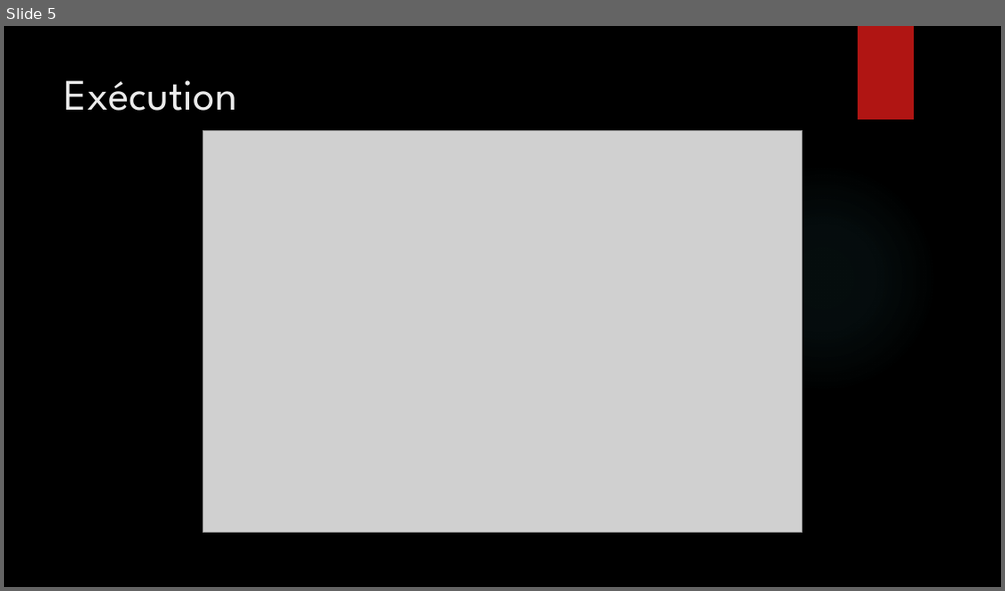
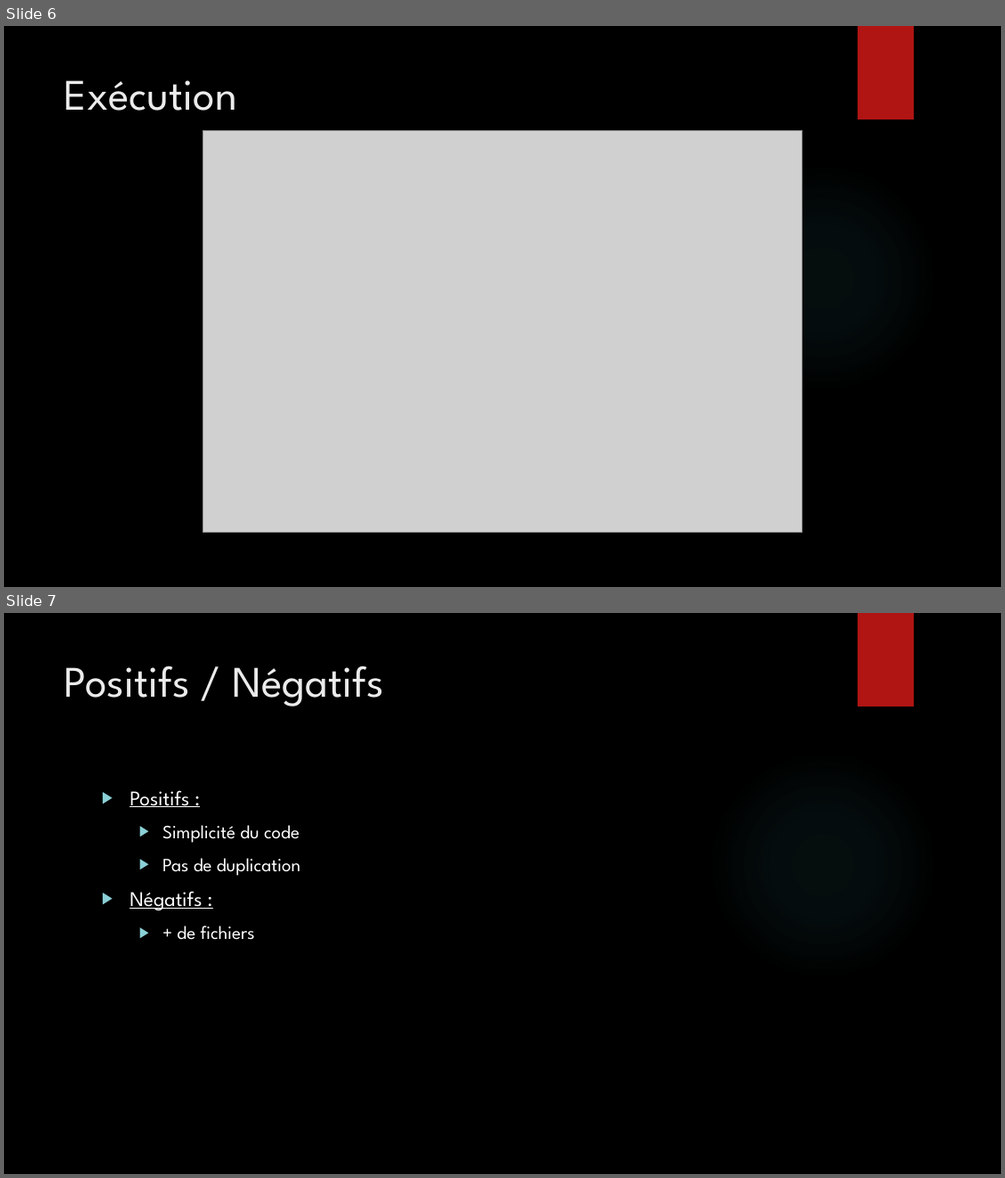
Before and after one commit to DienF/Projet-Finale, a slide deck: Présentation projet de Génie Logiciel.pptx. Shown one above the other, each under a label of ours: slide 5 before the commit, slides 6 and 7 after it. The pictures are 1005x591 and 1005x1178 pixels, drawn with LibreOffice and Linux fonts; fonts in the diff are those of the drawing; grey boxes stand for pictures; background and template pictures are left out. Boxes give left, top, right and bottom in pixels: in the first picture for what was removed or moved away, otherwise in the second. Text is boxed around its words. In the diff, an @@ line names an element or a change of style, - is before the commit and + after.

```diff
--- a/Présentation projet de Génie Logiciel.pptx
+++ b/Présentation projet de Génie Logiciel.pptx
@@ slide 7 added at (4, 613, 1001, 1174), background picture (left out); not listed: 2 template elements that a slide beside it also shows @@
@@ title added at (65, 666, 384, 706), 42 pt, text #EBEBEB @@
+Positifs / Négatifs
@@ text added at (129, 790, 300, 940), 18 pt, text #FFFFFF @@
+▶ Positifs :
+  ▶ Simplicité du code
+  ▶ Pas de duplication
+▶ Négatifs :
+  ▶ + de fichiers
@@ what was slide 5 is now slide 6 @@
```
Also in this commit, not shown: 1 slide changed, 3 other slides added.
